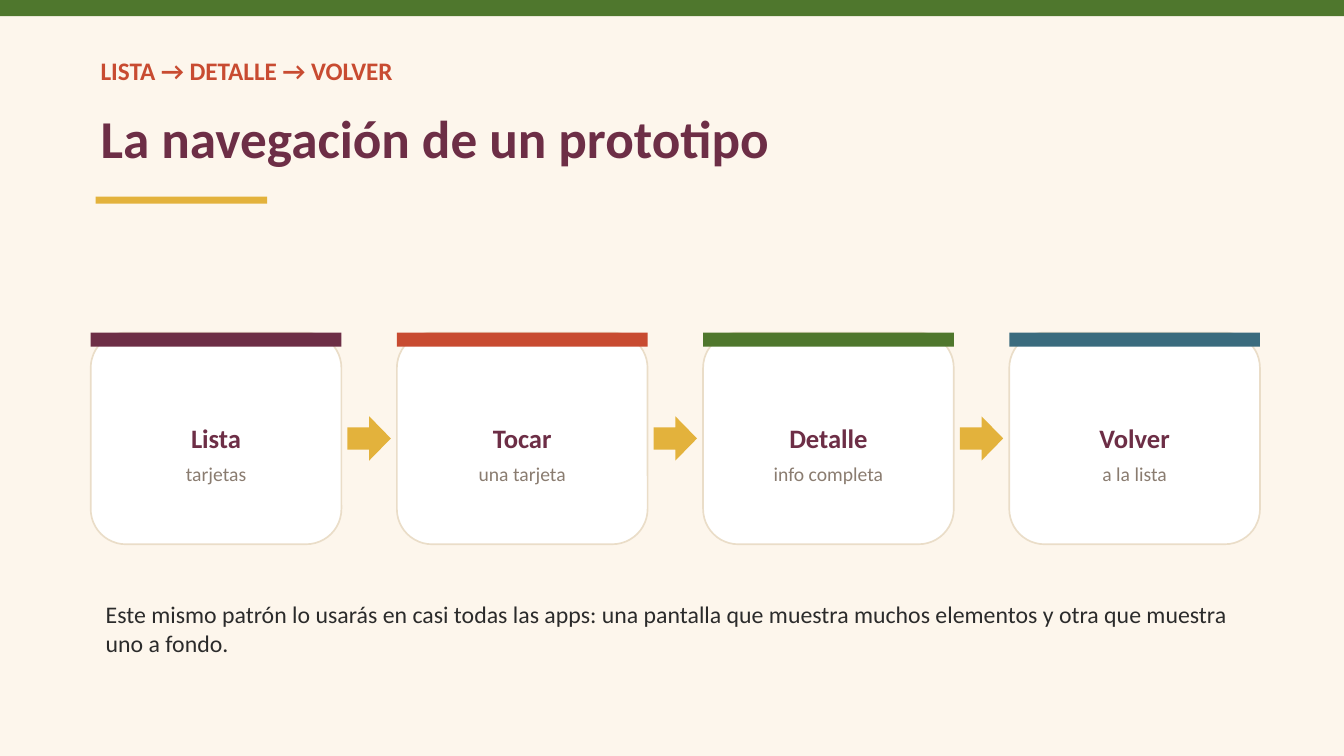
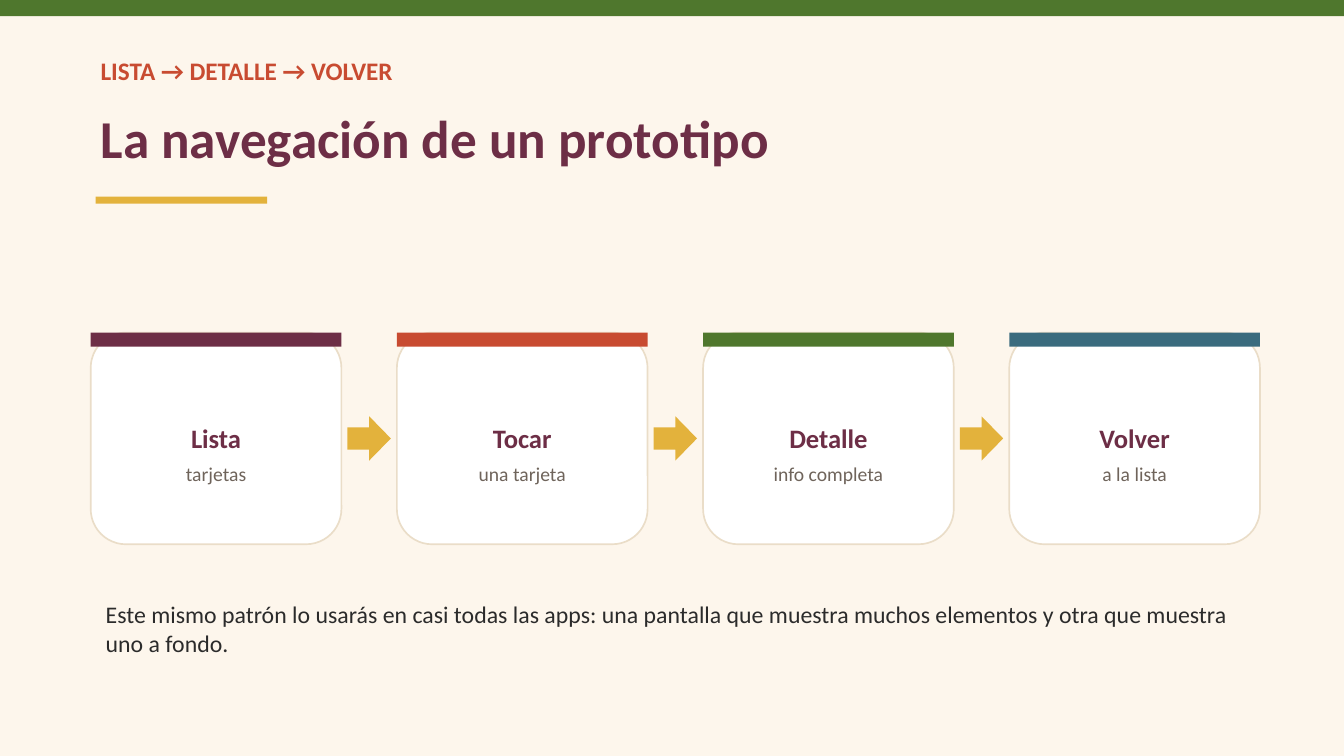
Before and after one commit to ykro/proyectos3-facom-public, a slide deck: slide 9 of slides/sesion-02.pptx (slide 7 before the commit). Drawn at 1344x756 pixels with LibreOffice and Linux fonts; fonts in the diff are those of the drawing. Boxes give left, top, right and bottom in pixels: in the first picture for what was removed or moved away, otherwise in the second. Text is boxed around its words. In the diff, an @@ line names an element or a change of style, - is before the commit and + after.

```diff
--- a/slides/sesion-02.pptx
+++ b/slides/sesion-02.pptx
@@ text at [186,467,246,485]: text colour #8A7C70 to #6F645B in "tarjetas" @@
@@ text at [479,467,566,485]: text colour #8A7C70 to #6F645B in "una tarjeta" @@
@@ text at [774,467,883,484]: text colour #8A7C70 to #6F645B in "info completa" @@
@@ text at [1102,467,1167,481]: text colour #8A7C70 to #6F645B in "a la lista" @@
```
Also in this commit, not shown: 1 other slide changed, 2 slides added, 59 other files.
